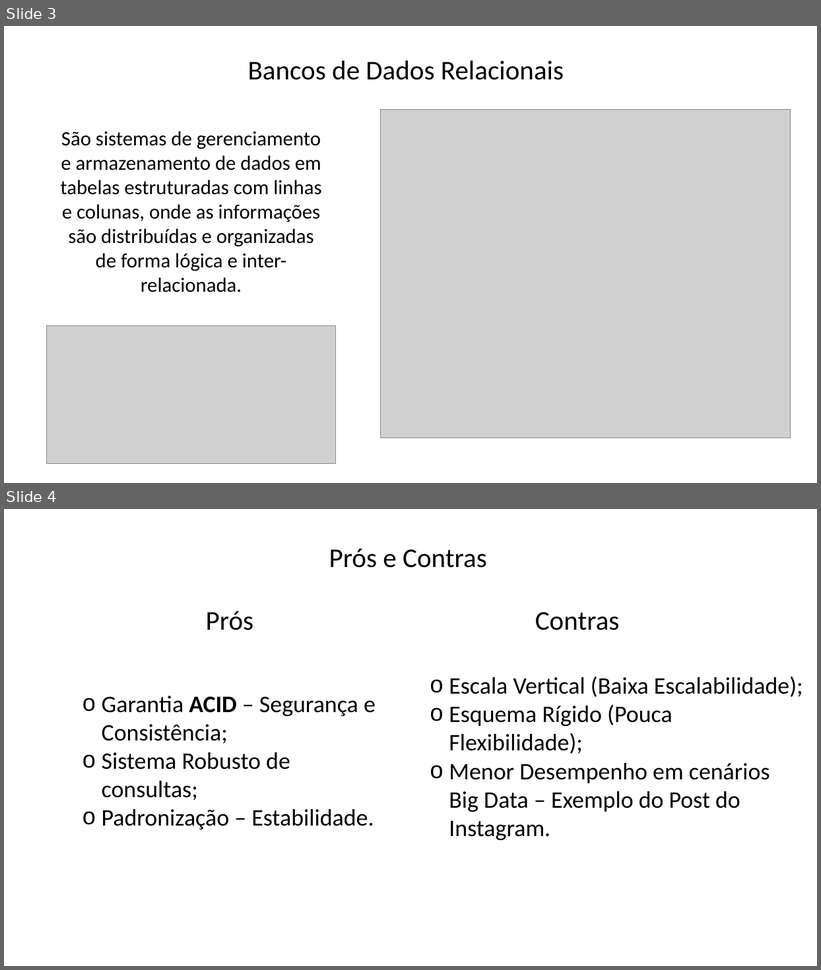
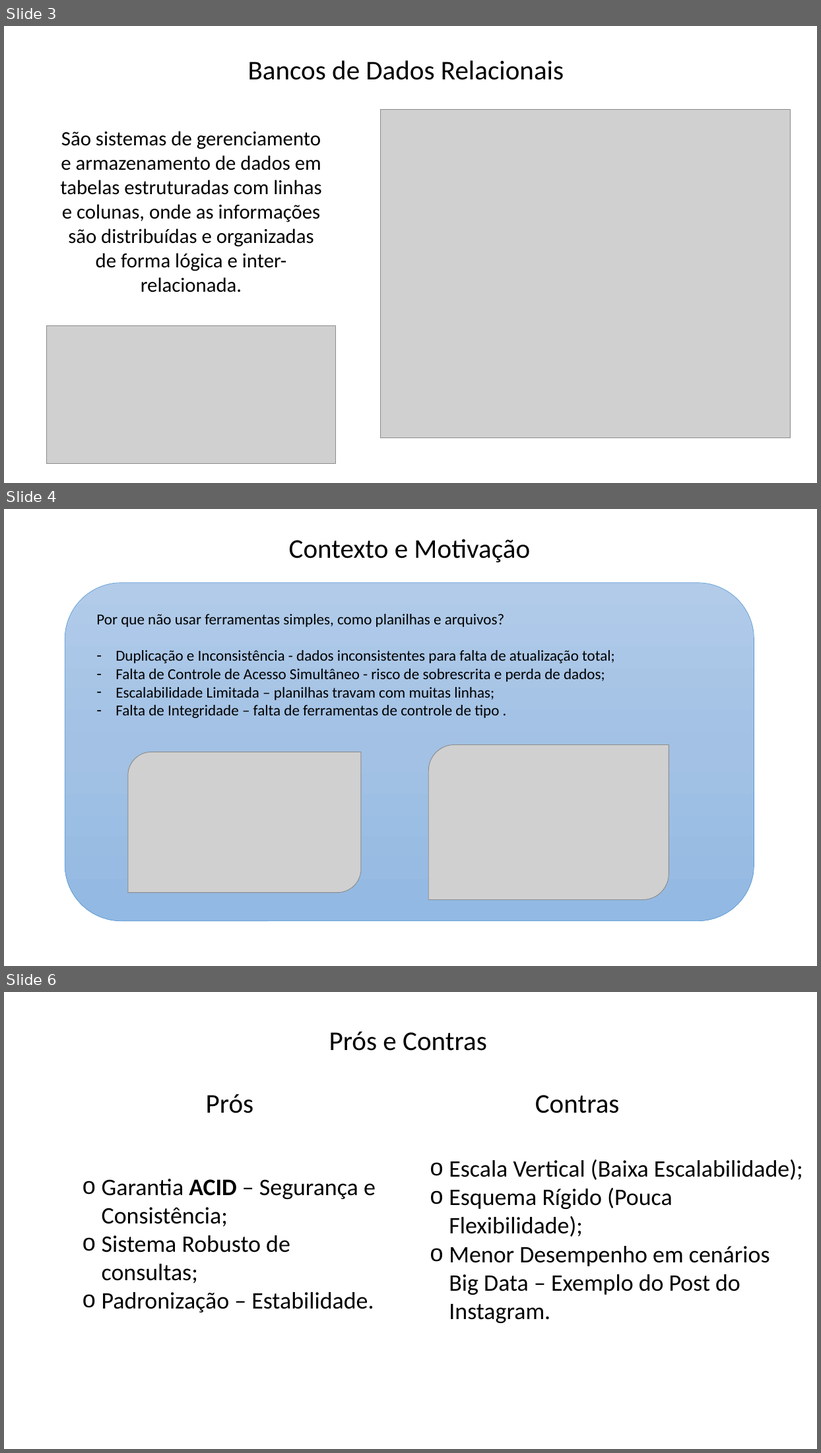
Before and after one commit to Felipe-Tagawa/C07-Monitoria, a slide deck: Aula 02/IntroduçãoBD.pptx. Shown one above the other, each under a label of ours: slides 3 and 4 before the commit, slides 3, 4 and 6 after it; the slides between them are not shown. The pictures are 821x970 and 821x1453 pixels, drawn with LibreOffice and Linux fonts; fonts in the diff are those of the drawing; grey boxes stand for pictures; background and template pictures are left out. Boxes give left, top, right and bottom in pixels: in the first picture for what was removed or moved away, otherwise in the second. Text is boxed around its words. In the diff, an @@ line names an element or a change of style, - is before the commit and + after.

```diff
--- a/Aula 02/IntroduçãoBD.pptx
+++ b/Aula 02/IntroduçãoBD.pptx
@@ slide 4 added at bbox=[4, 509, 817, 966], background picture (left out) @@
@@ text added at bbox=[289, 539, 530, 562], 32 pt, text #000000 @@
+Contexto e Motivação
@@ rounded rectangle added at bbox=[65, 583, 754, 921], fill gradient #B1CBE9 to #A3C1E5 to #93B9E4, outline #5B9BD5 0.5 pt @@
@@ text added at bbox=[96, 614, 615, 718], 18 pt, text #000000 @@
+Por que não usar ferramentas simples, como planilhas e arquivos?
+– Duplicação e Inconsistência - dados inconsistentes para falta de atualização total;
+– Falta de Controle de Acesso Simultâneo - risco de sobrescrita e perda de dados;
+– Escalabilidade Limitada – planilhas travam com muitas linhas;
+– Falta de Integridade – falta de ferramentas de controle de tipo .
@@ picture added at bbox=[428, 745, 669, 900] @@
@@ picture added at bbox=[128, 753, 361, 893] @@
@@ what was slide 4 is now slide 6 @@
```
Also in this commit, not shown: 2 slides changed, 1 other slide added, 11 other files.
